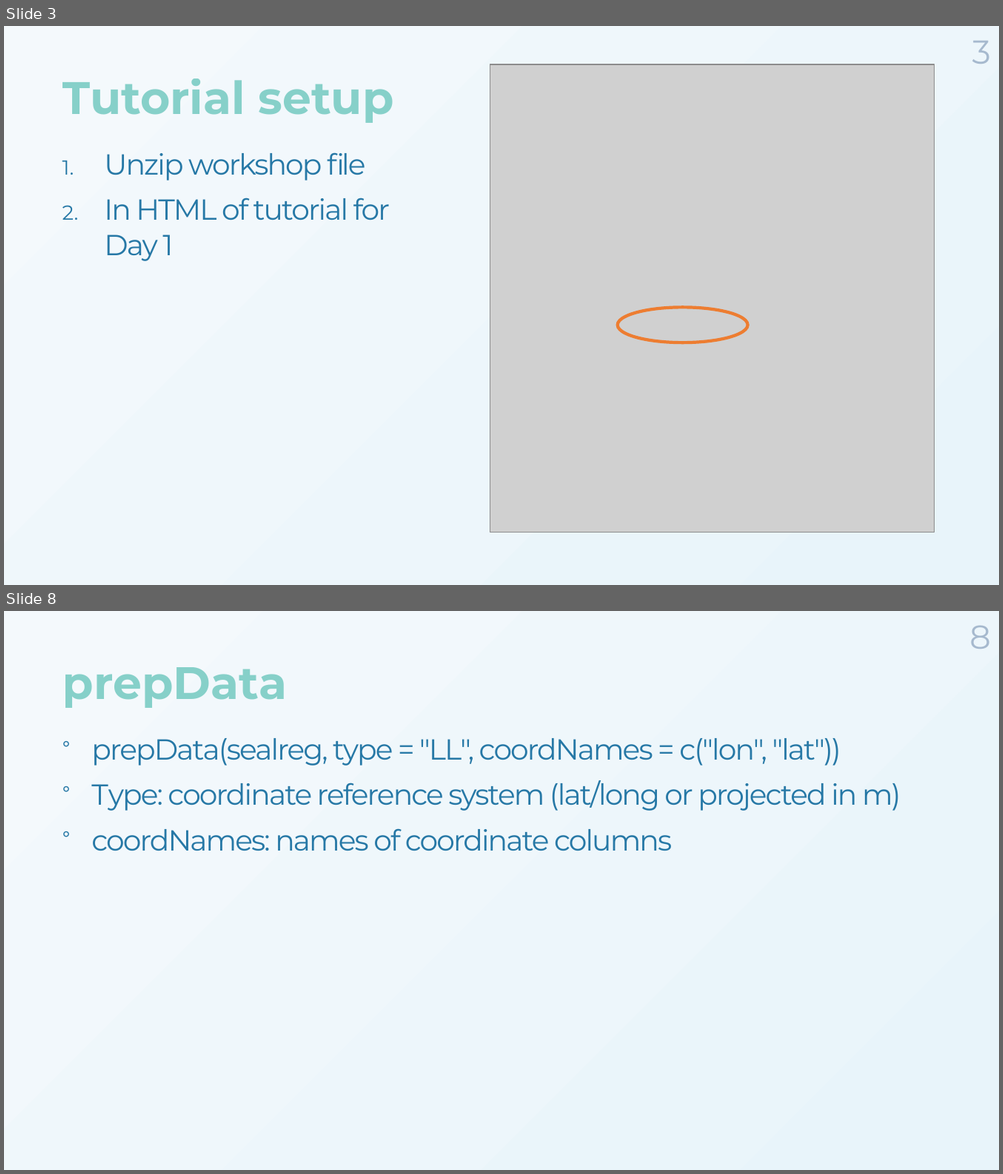
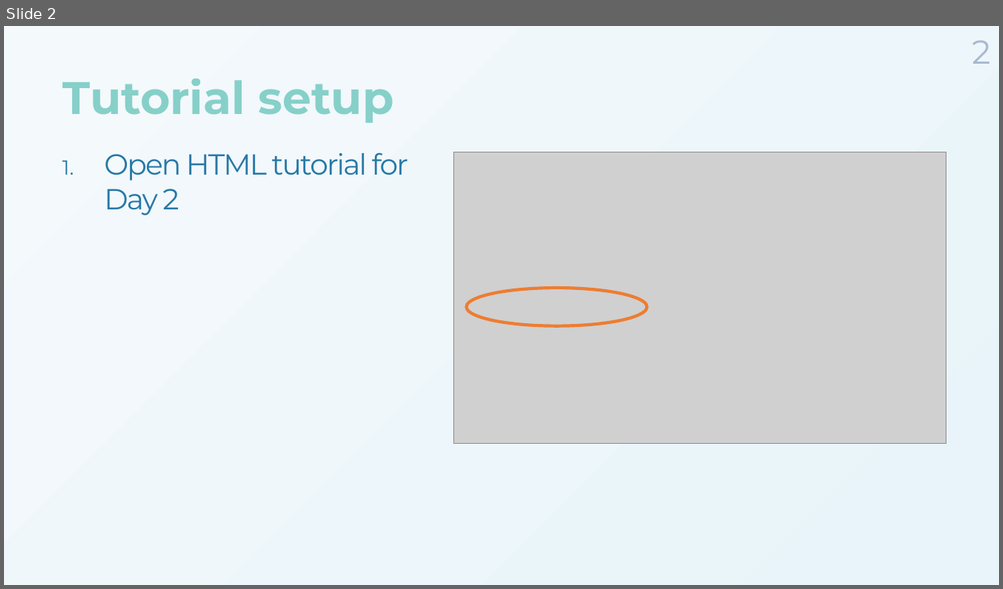
Before and after one commit to MarieAugerMethe/DFO_HMM_2022, a slide deck: Day2/HMM_Tutorial_Day2.pptx. Shown one above the other, each under a label of ours: slides 3 and 8 before the commit, slide 2 after it; the slides between them are not shown. The pictures are 1003x1174 and 1003x589 pixels, drawn with LibreOffice and Linux fonts; fonts in the diff are those of the drawing; grey boxes stand for pictures; background and template pictures are left out. Boxes give left, top, right and bottom in pixels: in the first picture for what was removed or moved away, otherwise in the second. Text is boxed around its words. In the diff, an @@ line names an element or a change of style, - is before the commit and + after.

```diff
--- a/Day2/HMM_Tutorial_Day2.pptx
+++ b/Day2/HMM_Tutorial_Day2.pptx
@@ slide 8 removed at (4,611,999,1170), background gradient #F4F9FC to #E8F4FA @@
@@ page number removed at (969,625,990,649) @@
-8
@@ title removed at (62,667,287,708) @@
-prepData
@@ text removed at (91,738,901,851) @@
-° prepData(sealreg, type = "LL", coordNames = c("lon", "lat"))
-° Type: coordinate reference system (lat/long or projected in m)
-° coordNames: names of coordinate columns
@@ what was slide 3 is now slide 2 @@
@@ slide 2 changed as well @@
@@ page number at (971,40,990,64): text changed @@
-3
+2
@@ text at (104,153,408,215): text changed @@
-1. Unzip workshop file
-2. In HTML of tutorial for Day 1
+1. Open HTML tutorial for Day 2
@@ picture: place and size @@
-picture at (489,64,934,533)
+picture at (454,152,946,444)
@@ ellipse: place and size @@
-ellipse at (617,307,748,342)
+ellipse at (466,288,647,326)
```
Also in this commit, not shown: 2 other slides changed, 7 slides added, 6 other slides removed.
